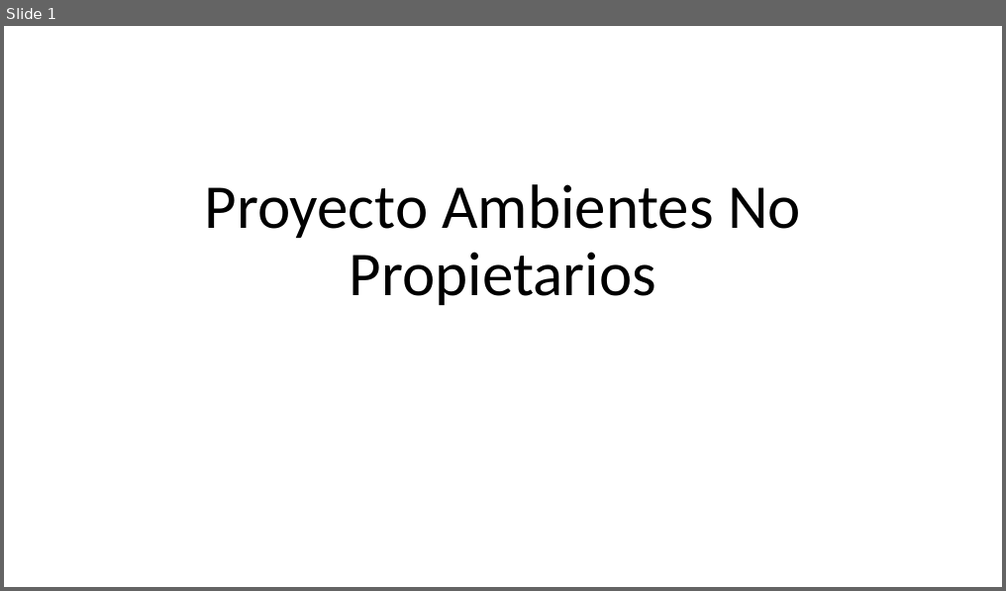
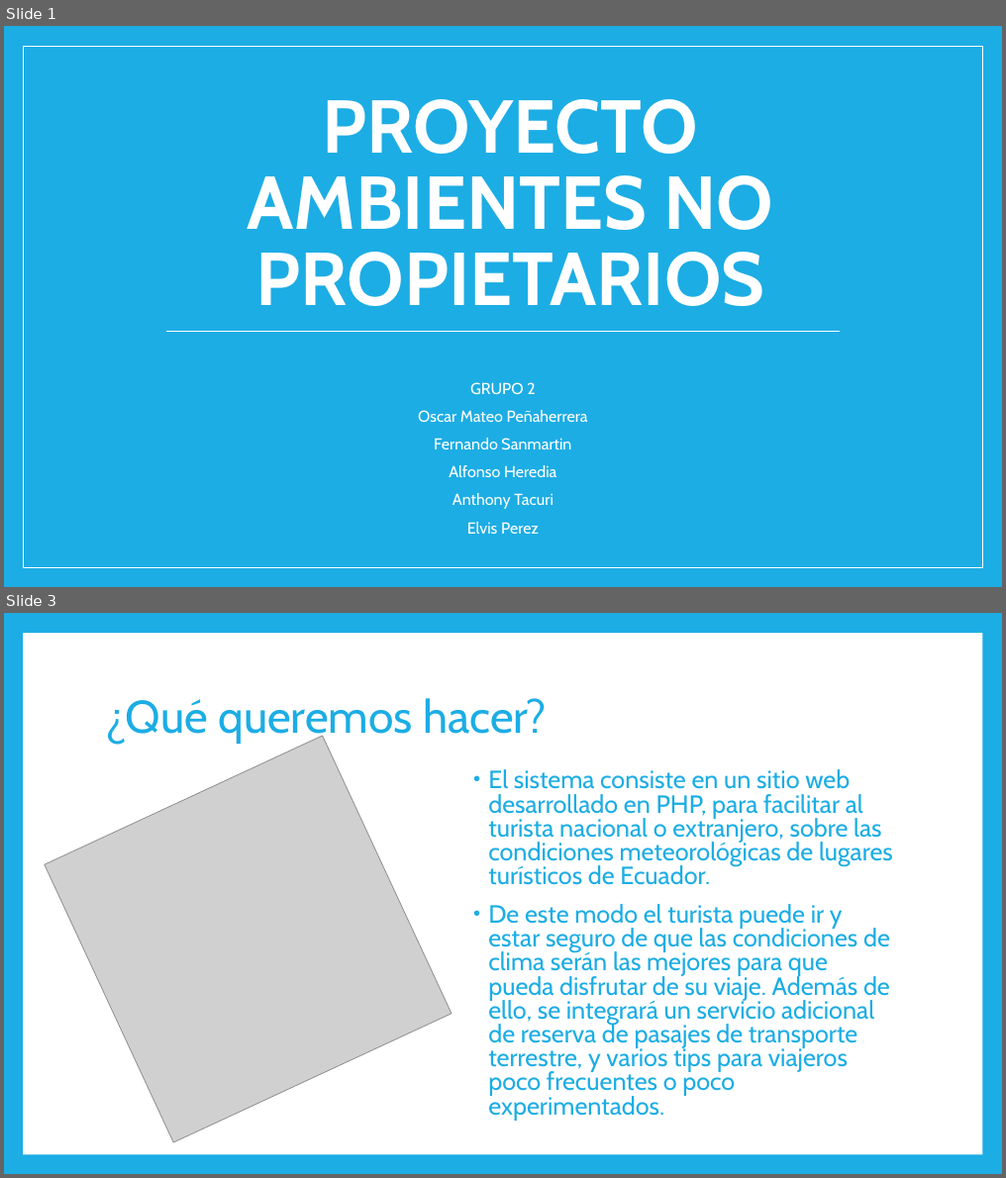
Before and after one commit to tsi553-ambientes-no-propietarios-2019a/proyecto-semestre-grupo-2, a slide deck: Proyecto Ambientes No Propietarios.pptx. Shown one above the other, each under a label of ours: slide 1 before the commit, slides 1 and 3 after it; the slides between them are not shown. The pictures are 1006x591 and 1006x1178 pixels, drawn with LibreOffice and Linux fonts; fonts in the diff are those of the drawing; grey boxes stand for pictures. Boxes give left, top, right and bottom in pixels: in the first picture for what was removed or moved away, otherwise in the second. Text is boxed around its words. In the diff, an @@ line names an element or a change of style, - is before the commit and + after.

Commit message:
Archivos para presentacion y logos

```diff
--- a/Proyecto Ambientes No Propietarios.pptx
+++ b/Proyecto Ambientes No Propietarios.pptx
@@ slide 3 added at bbox=[4, 613, 1002, 1174], background #1CADE4 @@
@@ rectangle added at bbox=[23, 633, 982, 1155], fill #FFFFFF @@
@@ title added at bbox=[105, 698, 546, 744], 44 pt, text #1CADE4 @@
+¿Qué queremos hacer?
@@ picture added at bbox=[45, 736, 451, 1144] @@
@@ text added at bbox=[488, 769, 893, 1121], 24 pt, text #1CADE4 @@
+• El sistema consiste en un sitio web desarrollado en PHP, para facilitar al turista nacional o extranjero, sobre las condiciones meteorológicas de lugares turísticos de Ecuador.
+• De este modo el turista puede ir y estar seguro de que las condiciones de clima serán las mejores para que pueda disfrutar de su viaje. Además de ello, se integrará un servicio adicional de reserva de pasajes de transporte terrestre, y varios tips para viajeros poco frecuentes o poco experimentados.
@@ slide 1 changed as well @@
@@ background #FFFFFF to #1CADE4 @@
@@ rectangle added at bbox=[23, 46, 982, 568], fill #1CADE4, outline #FFFFFF 1 pt @@
@@ title at bbox=[248, 99, 773, 306]: text changed; size 60 to 72 pt; font Calibri to Cabin; text colour #000000 to #FFFFFF; bold on @@
-Proyecto Ambientes No Propietarios
+PROYECTO AMBIENTES NO PROPIETARIOS
@@ line added from (165, 332) to (840, 332), #FFFFFF 0.79 pt @@
@@ subtitle added at bbox=[418, 382, 588, 534], 15.3 pt, text #FFFFFF @@
+GRUPO 2
+Oscar Mateo Peñaherrera
+Fernando Sanmartin
+Alfonso Heredia
+Anthony Tacuri
+Elvis Perez
```
Also in this commit, not shown: 2 other slides added, 4 other files.
